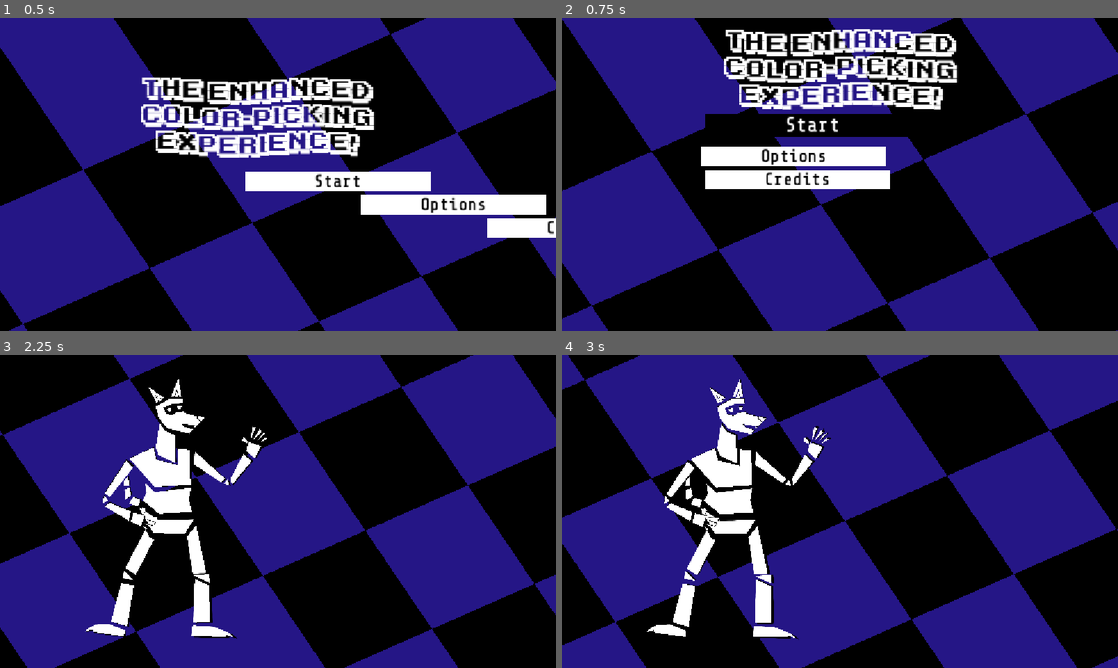
Above: before the commit, frames 1-4 (two rows, left to right).
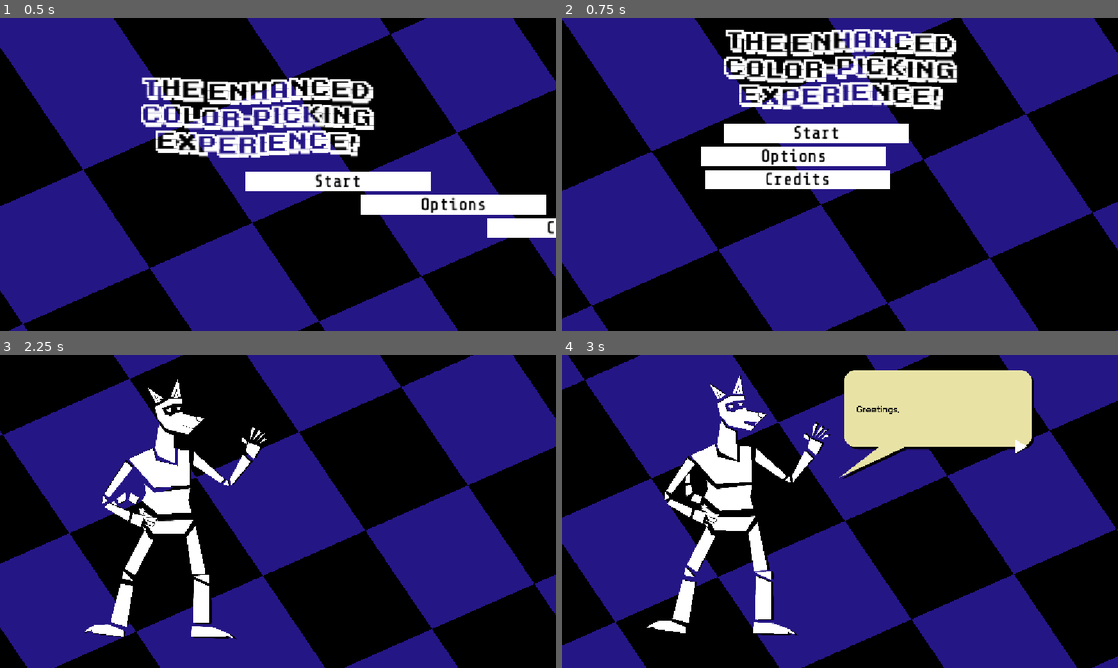
Above: after the commit, the same moments.

Repository: AlejandroCiuba/color-picker-game
Game: Godot game, scene res://scenes/levels/level.tscn
Same seed, same stepped clock (60 frames per second), same inputs: the game is played once before the commit and once after it.
Inputs (mouse positions are in pixels of both pictures, inside the frame that each line leads up to):
- Up to frame 1 (0.5 s): no input
- Up to frame 2 (0.75 s): click "Start" at 0.5 s
- Up to frame 3 (2.25 s): click "Start" at 1.25 s; move the mouse to (400, 495) at 2.02 s; hold Up (ui_up) from 2.03 s (still down)
- Up to frame 4 (3 s): release Up (ui_up) at 2.75 s; click (1029, 426) at 2.77 s

Frame 1 is identical in both runs. In frame 2, 2.9% of the frame differs, in the area x 25-63%, y 30-40%; in frame 3, 1.1%; in frame 4, 12%, in the area x 15-85%, y 4-92%.

Commit message:
Fixed button mashing issue causing dialog race condition

Diff:
--- a/scenes/ui/menus/credits_menu.gd
+++ b/scenes/ui/menus/credits_menu.gd
@@ -22,6 +22,7 @@
 
 func _entrance_tween() -> void:
 
+	super()
 	show()
 
 	var tween: Tween = create_tween()
@@ -35,6 +36,7 @@
 
 func _exit_tween() -> void:
 
+	super()
 	var tween: Tween = create_tween()
 	tween.set_trans(Tween.TRANS_BACK).set_ease(Tween.EASE_IN_OUT)
 	tween.set_parallel(true)
--- a/scenes/ui/menus/credits_menu.tscn
+++ b/scenes/ui/menus/credits_menu.tscn
@@ -5,8 +5,9 @@
 [ext_resource type="Script" uid="uid://rhi57vlt36pi" path="res://scenes/ui/overlays/animated_button.gd" id="3_3huj3"]
 [ext_resource type="FontFile" uid="uid://bjpigie2n8pg6" path="res://assets/fonts/videotype/videotype.ttf" id="3_sqv04"]
 
-[node name="CreditsMenu" type="CanvasLayer" unique_id=1708242226 node_paths=PackedStringArray("items")]
+[node name="CreditsMenu" type="CanvasLayer" unique_id=1708242226 node_paths=PackedStringArray("control", "items")]
 script = ExtResource("1_scm5y")
+control = NodePath("Control")
 items = [NodePath("Control/MarginContainer/VBoxContainer/Title"), NodePath("Control/MarginContainer/VBoxContainer/Credits"), NodePath("Control/MarginContainer/VBoxContainer/ButtonsContainer/Start"), NodePath("Control/MarginContainer/VBoxContainer/ButtonsContainer/Menu")]
 
 [node name="Control" type="Control" parent="." unique_id=1043757605]
--- a/scenes/ui/menus/menu.gd
+++ b/scenes/ui/menus/menu.gd
@@ -10,16 +10,21 @@
 @warning_ignore("unused_signal")
 signal main_opened()
 
+@export var control: Control = null
 @export var items: Array[Control] = []
 
 
 @abstract func _on_button_pressed(button: BaseButton, menu: String) -> void
 
 
-@abstract func _entrance_tween() -> void
+func _entrance_tween() -> void:
+	if control != null:
+		control.mouse_behavior_recursive = Control.MOUSE_BEHAVIOR_ENABLED
 
 
-@abstract func _exit_tween() -> void
+func _exit_tween() -> void:
+	if control != null:
+		control.mouse_behavior_recursive = Control.MOUSE_BEHAVIOR_DISABLED
 
 
 func _ready() -> void:
--- a/scenes/ui/menus/options_menu.gd
+++ b/scenes/ui/menus/options_menu.gd
@@ -11,6 +11,7 @@
 
 func _entrance_tween() -> void:
 
+	super()
 	show()
 
 	var tween: Tween = create_tween()
@@ -24,6 +25,7 @@
 
 func _exit_tween() -> void:
 
+	super()
 	var tween: Tween = create_tween()
 	tween.set_trans(Tween.TRANS_BACK).set_ease(Tween.EASE_IN_OUT)
 	tween.set_parallel(true)
--- a/scenes/ui/menus/start_menu.gd
+++ b/scenes/ui/menus/start_menu.gd
@@ -20,6 +20,7 @@
 
 func _exit_tween() -> void:
 
+	super()
 	var tween: Tween = create_tween()
 	tween.set_trans(Tween.TRANS_BACK).set_ease(Tween.EASE_IN_OUT)
 	tween.set_parallel(true)
@@ -31,6 +32,7 @@
 
 func _options_tween() -> void:
 
+	super._exit_tween()
 	var tween: Tween = create_tween()
 	tween.set_trans(Tween.TRANS_BACK).set_ease(Tween.EASE_IN_OUT)
 	tween.set_parallel(true)
@@ -42,6 +44,7 @@
 
 func _credits_tween() -> void:
 
+	super._exit_tween()
 	var tween: Tween = create_tween()
 	tween.set_trans(Tween.TRANS_BACK).set_ease(Tween.EASE_IN_OUT)
 	tween.set_parallel(true)
@@ -53,6 +56,7 @@
 
 func _entrance_tween() -> void:
 
+	super()
 	var tween: Tween = create_tween()
 	tween.set_trans(Tween.TRANS_BACK).set_ease(Tween.EASE_IN_OUT)
 	tween.set_parallel(true)
@@ -62,6 +66,7 @@
 
 func _entrance_tween_options() -> void:
 
+	super._entrance_tween()
 	show()
 	var tween: Tween = create_tween()
 	tween.set_trans(Tween.TRANS_BACK).set_ease(Tween.EASE_IN_OUT)
@@ -74,6 +79,7 @@
 
 func _entrance_tween_credits() -> void:
 
+	super._entrance_tween()
 	show()
 	var tween: Tween = create_tween()
 	tween.set_trans(Tween.TRANS_BACK).set_ease(Tween.EASE_IN_OUT)
--- a/scenes/ui/menus/start_menu.tscn
+++ b/scenes/ui/menus/start_menu.tscn
@@ -4,10 +4,11 @@
 [ext_resource type="Script" uid="uid://b4xu8lgi7x1tx" path="res://scenes/ui/menus/start_menu.gd" id="1_qjqn2"]
 [ext_resource type="Script" uid="uid://rhi57vlt36pi" path="res://scenes/ui/overlays/animated_button.gd" id="2_k8lbe"]
 
-[node name="StartMenu" type="CanvasLayer" unique_id=1697332222 node_paths=PackedStringArray("items")]
+[node name="StartMenu" type="CanvasLayer" unique_id=1697332222 node_paths=PackedStringArray("control", "items")]
 script = ExtResource("1_qjqn2")
 delay_time_ready = 0.1
 delay_time_credits = 0.1
+control = NodePath("Control")
 items = [NodePath("Control/MarginContainer/VBoxContainer/Title"), NodePath("Control/MarginContainer/VBoxContainer/VBoxC …(181 unchanged characters)…
 
 [node name="Control" type="Control" parent="." unique_id=1989457464]
